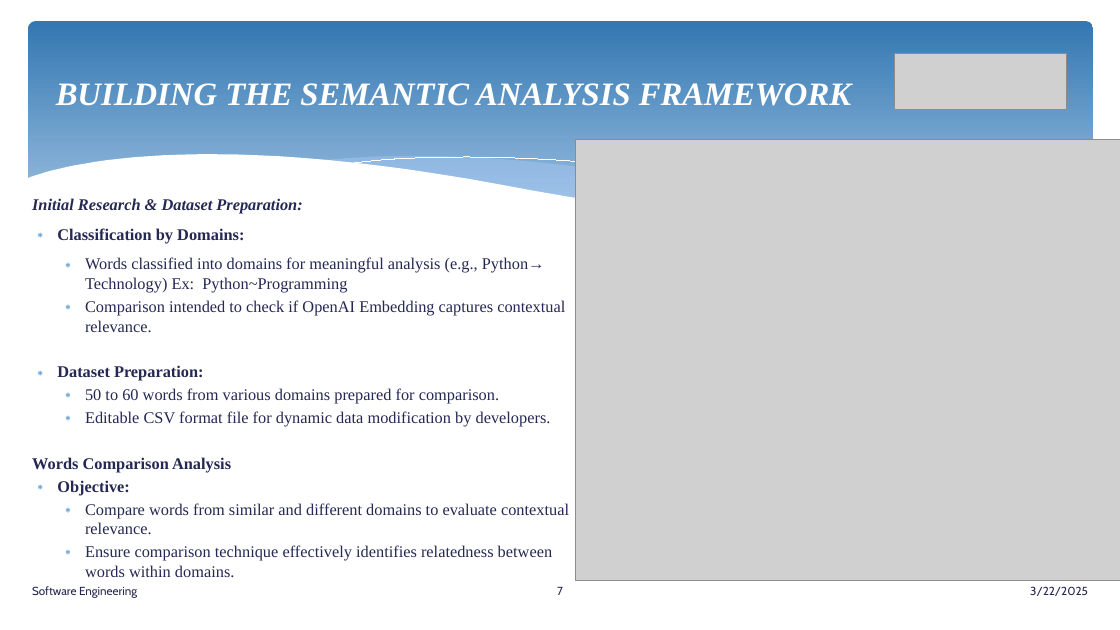
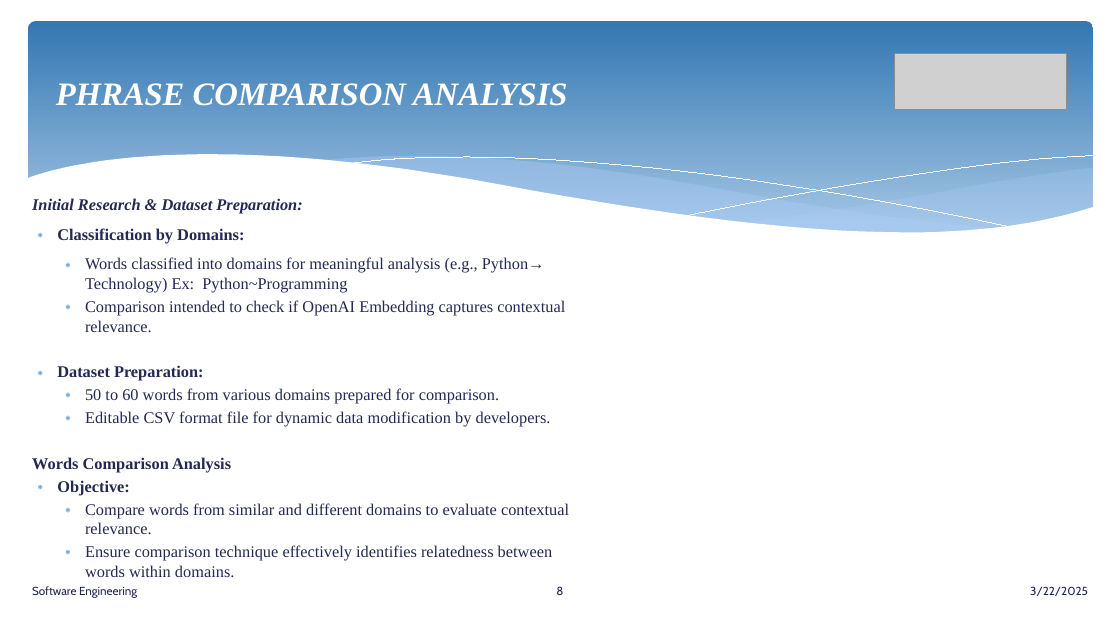
Before and after one commit to senthilmasters2024/Tech_Tweakers, a slide deck: slide 8 of SemanticAnalysisTextualData/SemanticAnalysisTextualData/Documentation/SemanticAnalysisTextualData.pptx (slide 7 before the commit). Drawn at 1120x630 pixels with LibreOffice and Linux fonts; fonts in the diff are those of the drawing; grey boxes stand for pictures. Boxes give left, top, right and bottom in pixels: in the first picture for what was removed or moved away, otherwise in the second. Text is boxed around its words. In the diff, an @@ line names an element or a change of style, - is before the commit and + after.

```diff
--- a/SemanticAnalysisTextualData/SemanticAnalysisTextualData/Documentation/SemanticAnalysisTextualData.pptx
+++ b/SemanticAnalysisTextualData/SemanticAnalysisTextualData/Documentation/SemanticAnalysisTextualData.pptx
@@ text at bbox=[56, 83, 568, 106]: text changed @@
-BUILDING THE SEMANTIC ANALYSIS FRAMEWORK
+PHRASE COMPARISON ANALYSIS
@@ picture removed at bbox=[576, 139, 1120, 581] @@
@@ freeform shape added at bbox=[687, 155, 1092, 215], outline #FFFFFF 0 pt @@
@@ freeform shape added at bbox=[741, 168, 1093, 234], fill #ACCBF9 at 29% opacity @@
@@ page number at bbox=[556, 586, 563, 595]: text changed @@
-7
+8
```
Also in this commit, not shown: 3 other slides changed, 1 slide added, 1 slide removed, 28 other files.
